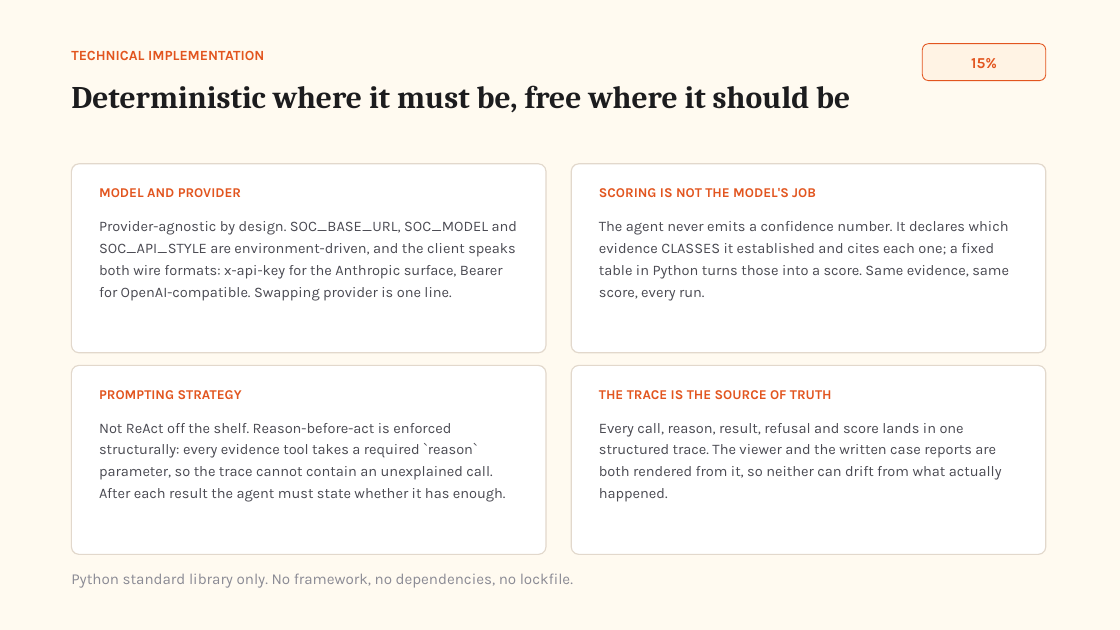
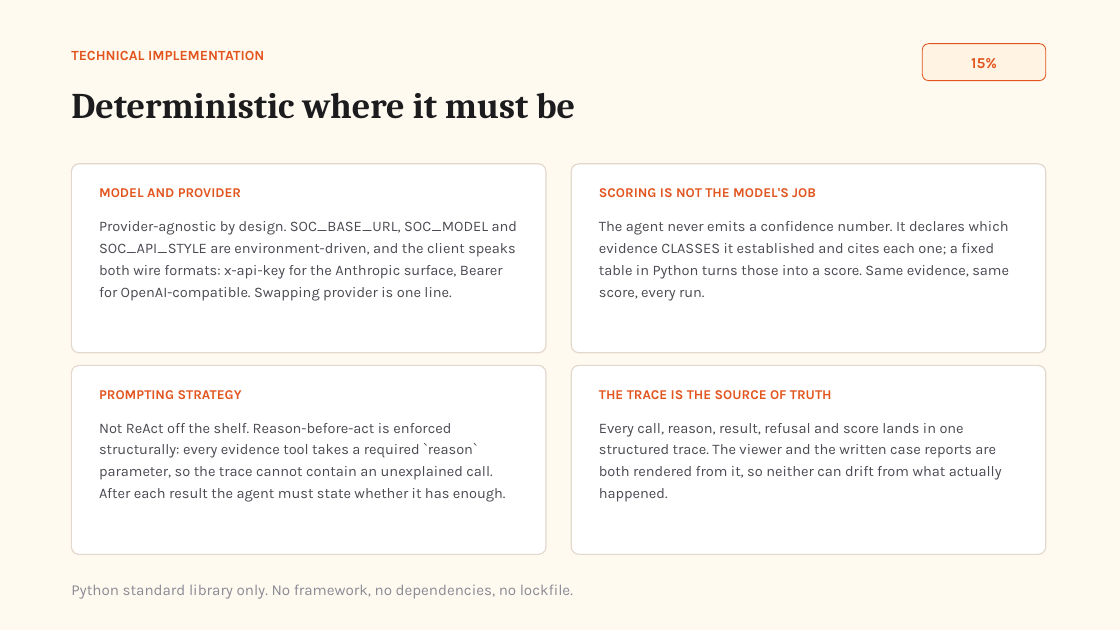
Before and after one commit to Graybeep/Dropout_Autonomous-SOC-Investigation-Response-Agent, a slide deck: slide 7 of deck.pptx (slide 8 before the commit). Drawn at 1120x630 pixels with LibreOffice and Linux fonts; fonts in the diff are those of the drawing. Boxes give left, top, right and bottom in pixels: in the first picture for what was removed or moved away, otherwise in the second. Text is boxed around its words. In the diff, an @@ line names an element or a change of style, - is before the commit and + after.

Commit message:
Add architecture documentation; add a matching architecture slide to the deck
docs/ARCHITECTURE.md covers the nine components the brief asked for, each mapped
to the file and function that implements it: Agent/Controller, Tools, External
Systems, Memory/State, Retrieval, Planning, Evaluation/Verification, Human
Interaction and Failure Handling. It includes a Mermaid diagram with a
plain-text fallback, a sequence diagram of the normal path, and the
reconsideration and failure paths traced through real scenarios. Every numeric
and structural claim was checked against the code before committing: turn cap
14, rejection cap 3, retry cap 5, both score clamps, the two-hour stale-lock
timeout, and that the control-plane functions are absent from both agent
toolsets. All sixteen file paths it cites exist.

It states two things plainly rather than implying otherwise: retrieval is
structured keyed lookup with no vector store, by design, and there is no
separate planner module - planning is the model working inside constraints the
prompts set, with re-planning after new evidence enforced structurally by
reconsider() re-entering at HYPOTHESIZE.

The README's component table now lists the same nine, splitting Tools from
Retrieval. That closes the earlier "nine components, eight named" gap and the
README-versus-deck contradiction.

Deck: new slide 4, the same nine components as a diagram. Rendered every slide
through PowerPoint and inspected the output rather than trusting geometry
checks, which found four layout defects a bounds check could not see - two
titles wrapping into content and being clipped (slides 3 and 7), a card overflow
on slide 2, and a legend colliding with body text on slide 4 - plus slide 9
quoting 105/105 where the README uses 99/99 as the single public number. All
fixed and re-rendered.

```diff
--- a/deck.pptx
+++ b/deck.pptx
@@ text at (71, 93, 575, 119): text changed; size 27 to 31 pt @@
-Deterministic where it must be, free where it should be
+Deterministic where it must be
@@ text "Python standard library only. No ...": place and size @@
-text "Python standard library only. No ..." at (71, 573, 573, 588)
+text "Python standard library only. No ..." at (71, 584, 573, 599)
```
Also in this commit, not shown: 7 other slides changed, 1 slide added, 2 slides removed, 3 other files.
